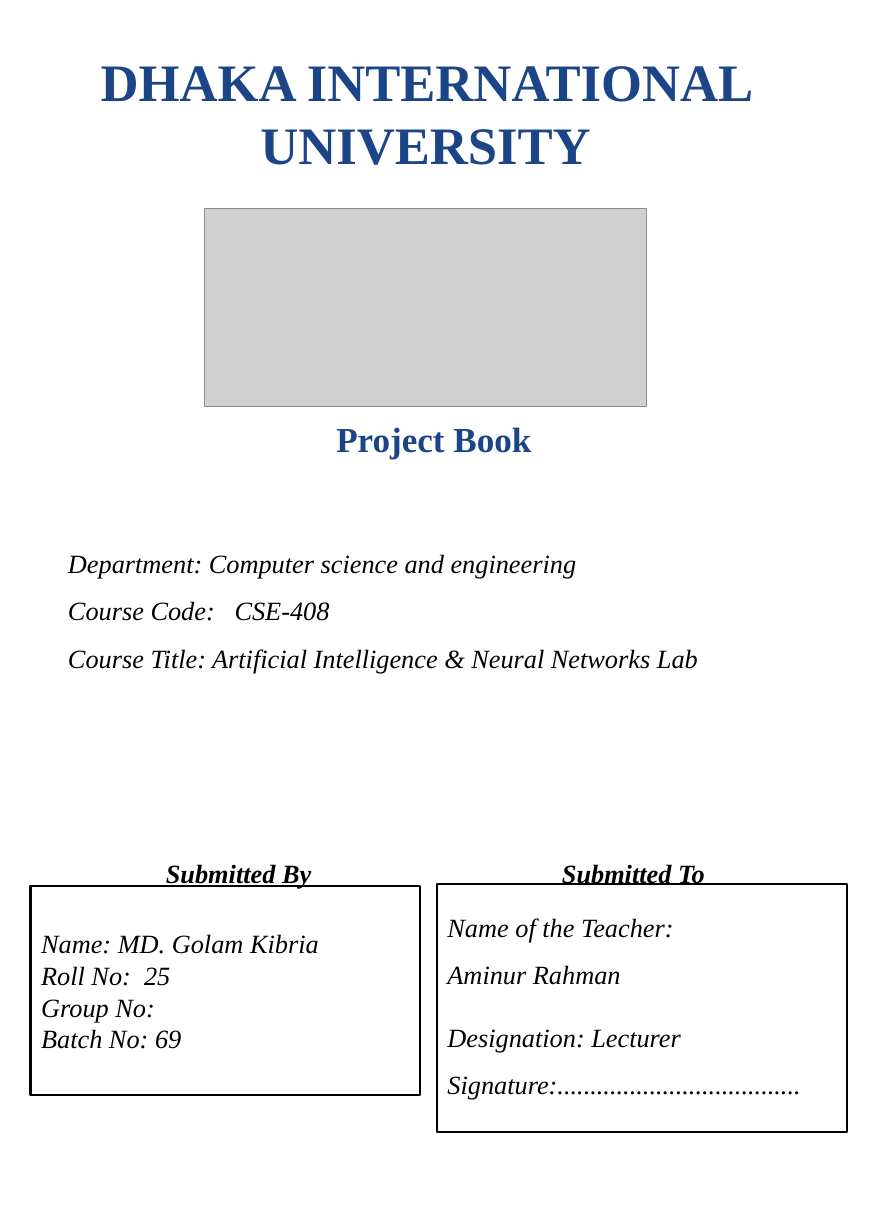
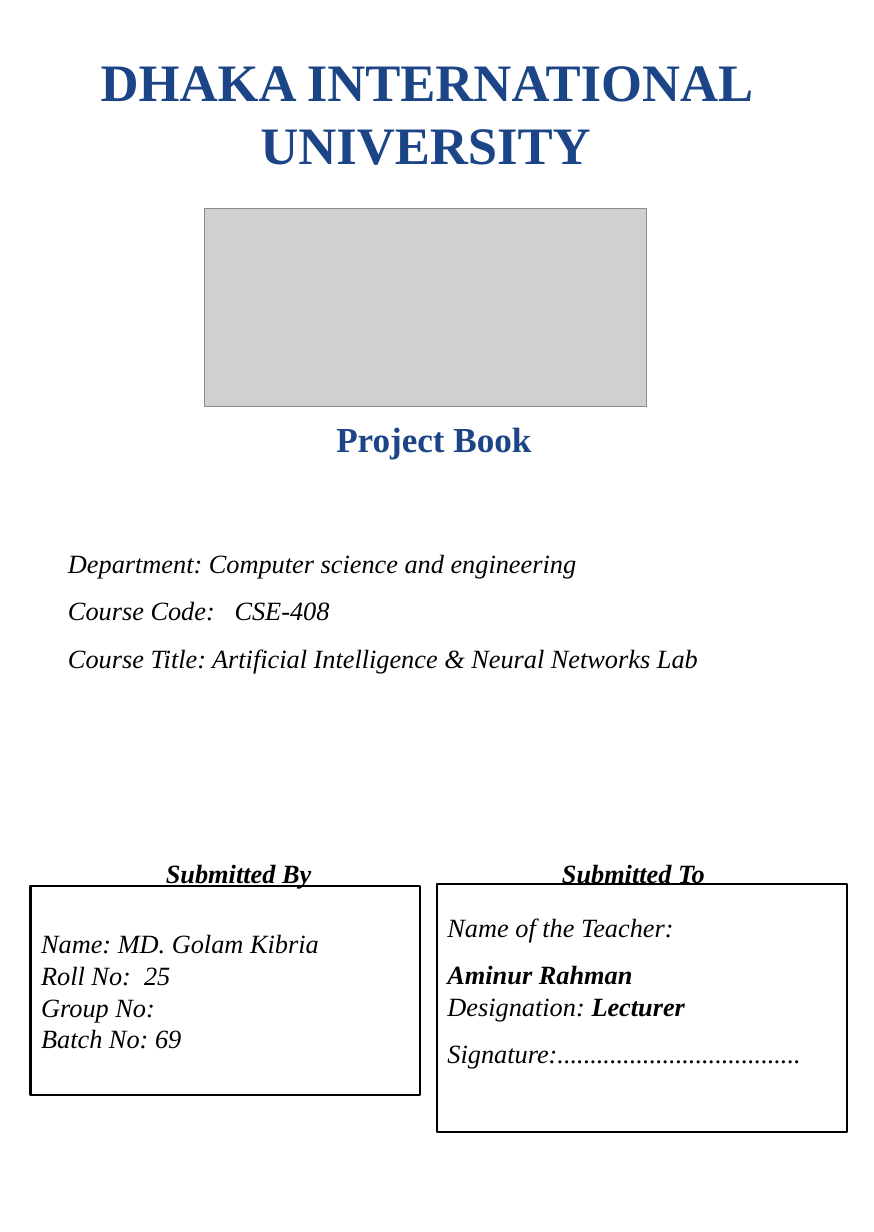
Before and after one commit to gkibria121/used-cars-price-predictor, a slide deck: slide 1 of project-book/Lab Report Cover Page Template.pptx. Drawn at 874x1232 pixels with LibreOffice and Linux fonts; fonts in the diff are those of the drawing; grey boxes stand for pictures. Boxes give left, top, right and bottom in pixels: in the first picture for what was removed or moved away, otherwise in the second. Text is boxed around its words. In the diff, an @@ line names an element or a change of style, - is before the commit and + after.

```diff
--- a/project-book/Lab Report Cover Page Template.pptx
+++ b/project-book/Lab Report Cover Page Template.pptx
@@ text in rectangle at box(447, 965, 685, 1022): bold on in "Aminur Rahman", "Lecturer" @@
```
Also in this commit, not shown: 6 other files.
